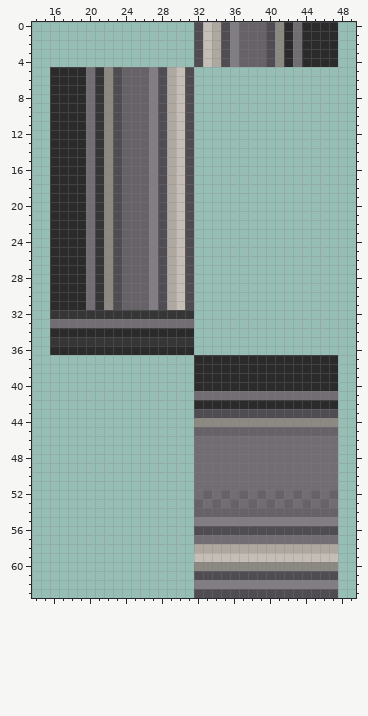
One commit to this pixel-art sprite: Resources/Textures/Structures/Walls/solid.rsi/solid6.png. Above is the file before it was changed.
The file is 64x64 pixels. Colours within 5 levels of each other are drawn and written as one. Shown: x 14..49, y 0..63.
New version:
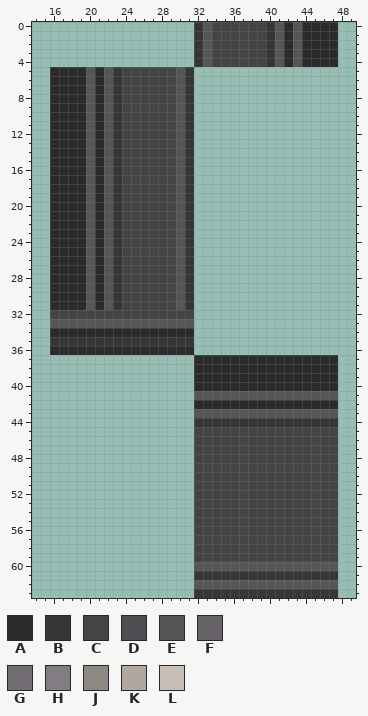
Palette (. is transparent): A #2c2b2b  B #363636  C #444444  D #504d52  E #565656  F #666267  G #726d73  H #817d82  J #8c8882  K #aea8a1  L #c4beb7
The edit:
Changed rows in their new state; - is an unchanged pixel.
first column x 16:
 0 ----------------BECCCCCCBE-E
 1 ----------------BECCCCCCBE-E
 2 ----------------BECCCCCCBE-E
 3 ----------------BECCCCCCBE-E
 4 ----------------BECCCCCCBE-E
 5 ----EAEBCCCCCCEB------------
 6 ----EAEBCCCCCCEB------------
 7 ----EAEBCCCCCCEB------------
 8 ----EAEBCCCCCCEB------------
 9 ----EAEBCCCCCCEB------------
10 ----EAEBCCCCCCEB------------
11 ----EAEBCCCCCCEB------------
12 ----EAEBCCCCCCEB------------
13 ----EAEBCCCCCCEB------------
14 ----EAEBCCCCCCEB------------
15 ----EAEBCCCCCCEB------------
16 ----EAEBCCCCCCEB------------
17 ----EAEBCCCCCCEB------------
18 ----EAEBCCCCCCEB------------
19 ----EAEBCCCCCCEB------------
20 ----EAEBCCCCCCEB------------
21 ----EAEBCCCCCCEB------------
22 ----EAEBCCCCCCEB------------
23 ----EAEBCCCCCCEB------------
24 ----EAEBCCCCCCEB------------
25 ----EAEBCCCCCCEB------------
26 ----EAEBCCCCCCEB------------
27 ----EAEBCCCCCCEB------------
28 ----EAEBCCCCCCEB------------
29 ----EAEBCCCCCCEB------------
30 ----EAEBCCCCCCEB------------
31 ----EAEBCCCCCCEB------------
32 CCCCCCCCCCCCCCCC------------
33 EEEEEEEEEEEEEEEE------------
first column x 32:
41 EEEEEEEEEEEEEEEE
43 EEEEEEEEEEEEEEEE
44 BBBBBBBBBBBBBBBB
45 CCCCCCCCCCCCCCCC
46 CCCCCCCCCCCCCCCC
47 CCCCCCCCCCCCCCCC
48 CCCCCCCCCCCCCCCC
49 CCCCCCCCCCCCCCCC
50 CCCCCCCCCCCCCCCC
51 CCCCCCCCCCCCCCCC
52 CCCCCCCCCCCCCCCC
53 CCCCCCCCCCCCCCCC
54 CCCCCCCCCCCCCCCC
55 CCCCCCCCCCCCCCCC
56 CCCCCCCCCCCCCCCC
57 CCCCCCCCCCCCCCCC
58 CCCCCCCCCCCCCCCC
59 CCCCCCCCCCCCCCCC
60 EEEEEEEEEEEEEEEE
61 BBBBBBBBBBBBBBBB
62 EEEEEEEEEEEEEEEE
63 BBBBBBBBBBBBBBBB
Where, in picture pixels (left, top, right, bottom), the same in both pictures:
changed: (50, 22, 302, 328)
changed: (194, 391, 338, 598)
